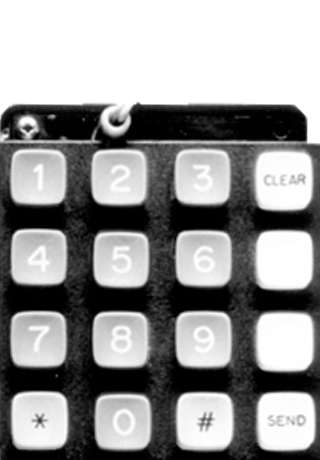
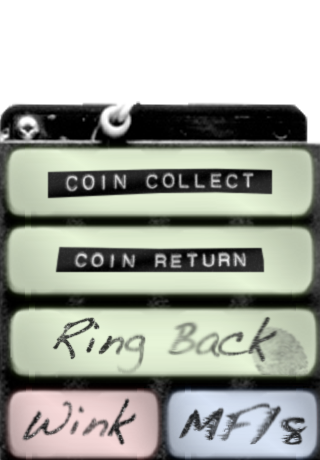
Revision of a layered (320, 460) image; what changed, layer by layer:
added group "Green Box" with 5 layers above "Woz Blue Box" over box(1, 141, 320, 460)
added layer "Coin Collect" in group "Green Box" over box(1, 141, 320, 223)
added layer "Coin Retrun" in group "Green Box" over box(1, 219, 318, 301)
added layer "Ring Back" in group "Green Box" over box(5, 302, 320, 383)
added layer "Wink" in group "Green Box" over box(2, 384, 320, 460)
added layer "MF/8 copy" in group "Green Box" over box(160, 384, 320, 460)
hid group "Buttons" (16 layers) over box(2, 141, 320, 458)
hid "Button 1" over box(2, 141, 74, 212)
hid "Button 2" over box(83, 141, 155, 212)
hid "Button 3" over box(166, 141, 238, 213)
hid "Button 6" over box(168, 224, 240, 294)
hid "Blank copy" over box(249, 224, 318, 296)
hid "Blank" over box(249, 306, 320, 378)
hid "Clear" over box(247, 143, 320, 217)
hid "# Button" over box(168, 384, 242, 458)
hid "0 Button" over box(88, 386, 160, 458)
hid "* Button" over box(4, 384, 76, 456)
hid "Button 9" over box(168, 304, 238, 376)
hid "Button 8" over box(84, 304, 156, 376)
hid "Button 7" over box(5, 304, 74, 374)
hid "Button 5" over box(86, 224, 156, 296)
hid "Button 4" over box(4, 222, 74, 292)
hid "Send" over box(249, 385, 320, 458)
moved "Background" out of group "Woz Blue Box" over box(1, 141, 320, 460)
